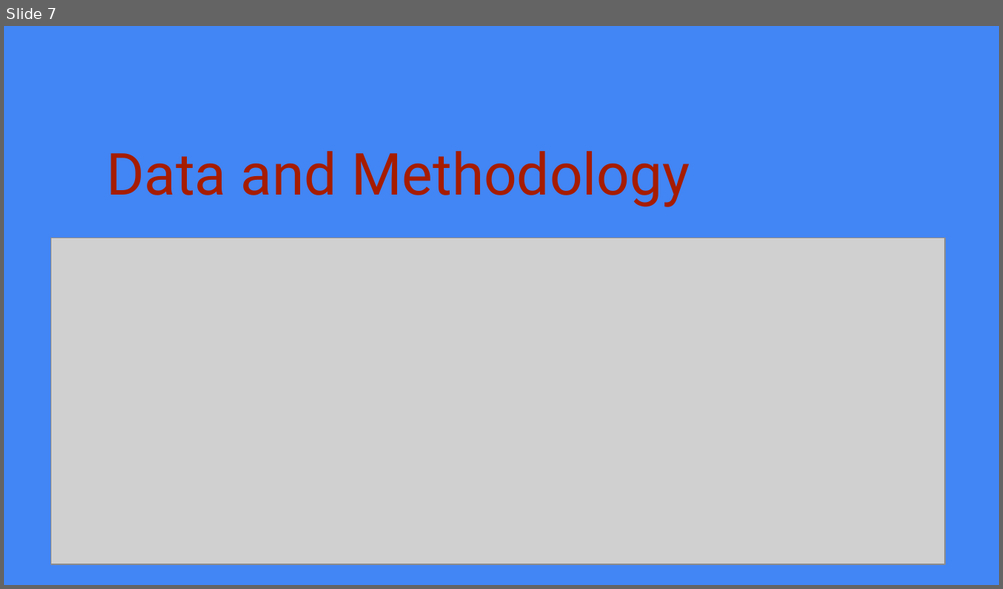
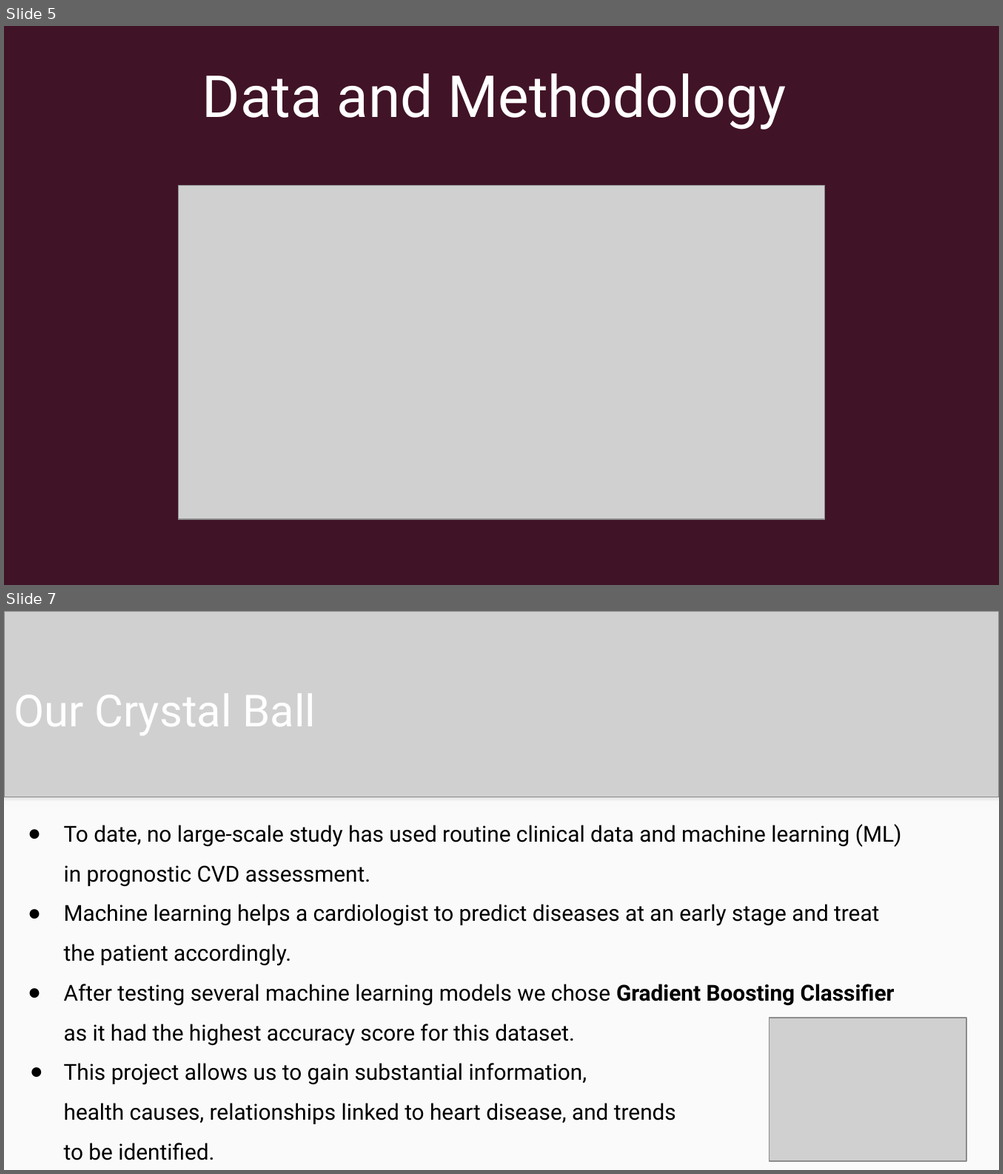
Before and after one commit to JGILINGER7/heart_disease_risk, a slide deck: presentation/Initial Presentation.pptx. Shown one above the other, each under a label of ours: slide 7 before the commit, slides 5 and 7 after it; the slides between them are not shown. The pictures are 1003x589 and 1003x1174 pixels, drawn with LibreOffice and Linux fonts; fonts in the diff are those of the drawing; grey boxes stand for pictures. Boxes give left, top, right and bottom in pixels: in the first picture for what was removed or moved away, otherwise in the second. Text is boxed around its words. In the diff, an @@ line names an element or a change of style, - is before the commit and + after.

```diff
--- a/presentation/Initial Presentation.pptx
+++ b/presentation/Initial Presentation.pptx
@@ slide 7 added at (4,611,999,1170), background #4285F4 @@
@@ picture added at (4,611,999,797) @@
@@ title added at (14,694,316,735), 32 pt, text #FFFFFF @@
+Our Crystal Ball
@@ rectangle added at (4,794,999,1170), fill #FAFAFA @@
@@ rectangle added at (4,794,999,806), fill gradient #F9F9F9 to #DEDEDE to #999999 @@
@@ text added at (64,824,902,1161), 16 pt, text #000000 @@
+● To date, no large-scale study has used routine clinical data and machine learning (ML) in prognostic CVD assessment.
+● Machine learning helps a cardiologist to predict diseases at an early stage and treat the patient accordingly.
+● After testing several machine learning models we chose Gradient Boosting Classifier as it had the highest accuracy score for this dataset.
+● This project allows us to gain substantial information,
+health causes, relationships linked to heart disease, and trends
+to be identified.
@@ picture added at (769,1018,966,1161) @@
@@ what was slide 7 is now slide 5 @@
@@ slide 5 changed as well @@
@@ background #4285F4 to #411326 @@
@@ title "Data and Methodology": place and size @@
-title "Data and Methodology" at (106,151,689,207)
+title "Data and Methodology" at (202,73,785,130)
@@ title "Data and Methodology" at (202,73,785,130): text colour #A61C00 to #FFFFFF; alignment left to centre @@
@@ picture: place and size @@
-picture at (51,238,945,565)
+picture at (178,186,823,520)
```
Also in this commit, not shown: 6 other slides changed, 5 other slides added, 9 slides removed.
